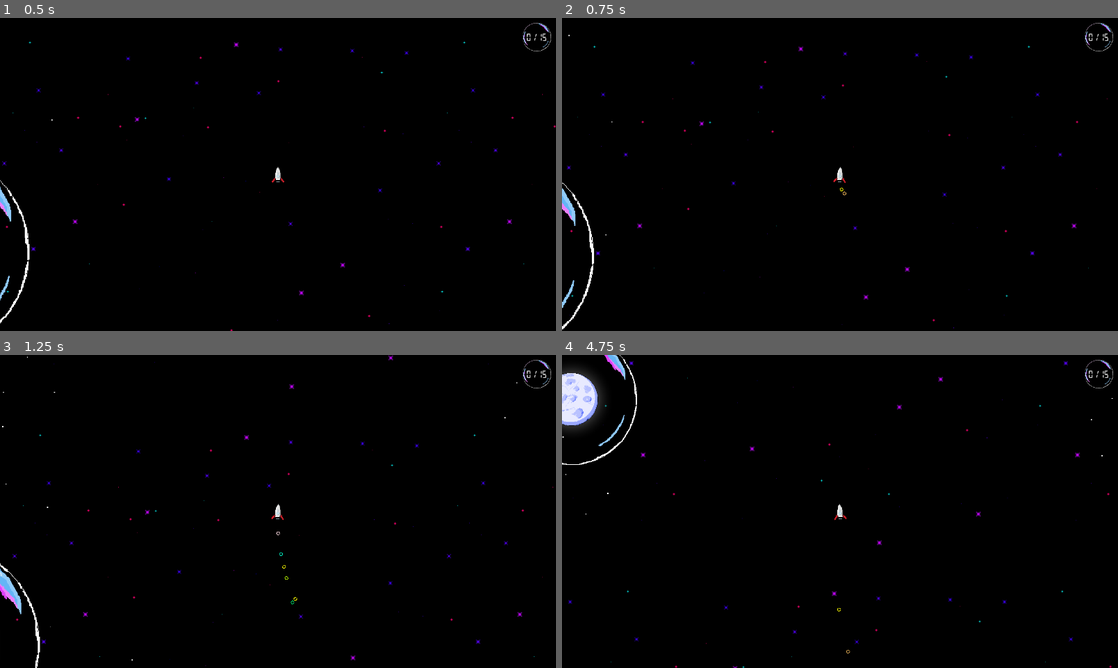
Above: before the commit, frames 1-4 (two rows, left to right).
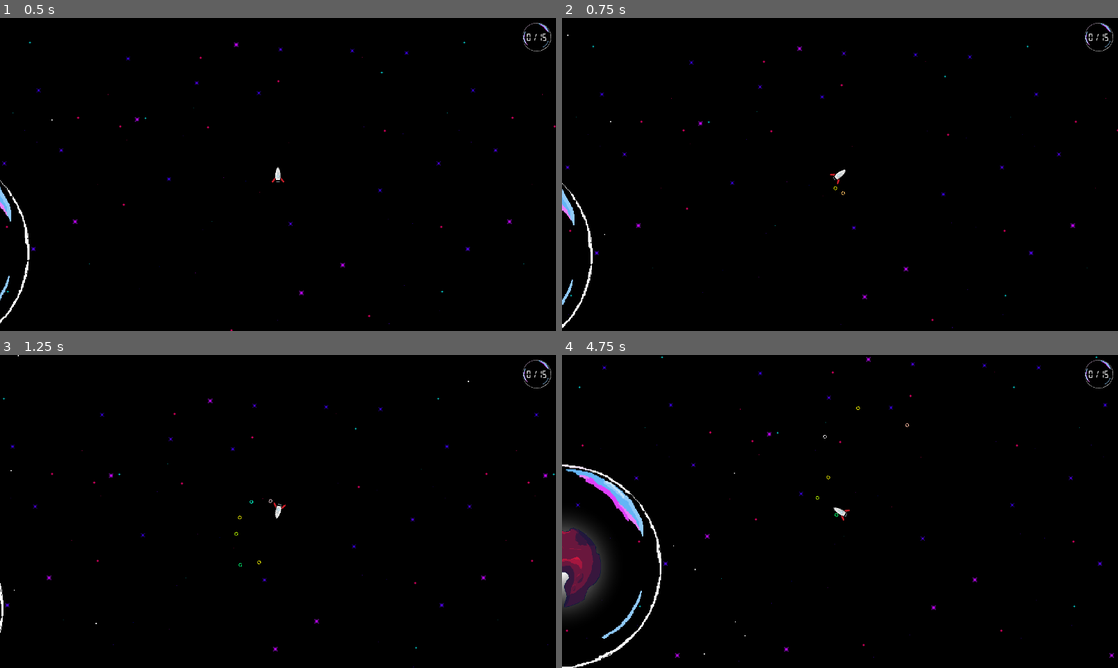
Above: after the commit, the same moments.

Repository: bjornarprytz/doro-exploro
Game: Godot game, scene res://main.tscn
Two runs of this game, one before a commit and one after it. Both use one fixed random seed, a clock stepped at 60 frames per second and the inputs below. Sound files missing from this copy of the repository are replaced by a short silence.
Inputs (mouse positions are in pixels of both pictures, inside the frame that each line leads up to):
- Up to frame 1 (0.5 s): no input
- Up to frame 2 (0.75 s): move the mouse to (962, 158) at 0.52 s; hold Right (ui_right) from 0.53 s (still down); hold Space (throttle) from 0.53 s (still down); click (962, 158) at 0.67 s
- Up to frame 3 (1.25 s): keep holding Right (ui_right); keep holding Space (throttle)
- Up to frame 4 (4.75 s): move the mouse to (728, 527) at 1.27 s; release Right (ui_right) at 1.28 s; release Space (throttle) at 1.28 s; hold Down (brake) 1.28-2.03 s; tap Space (throttle) at 1.35, 2.85, 4.35 s; move the mouse to (895, 442) at 2.02 s; hold Space (throttle) 2.03-2.78 s; hold Right (ui_right) 2.03-3.53 s; move the mouse to (812, 574) at 2.77 s; click (812, 574) at 2.92 s; move the mouse to (1006, 558) at 3.52 s; hold Space (throttle) 3.53-4.28 s; hold Left (ui_left) from 3.53 s (still down); move the mouse to (673, 464) at 4.27 s

Frame 1 is identical in both runs. In frame 2, 0.9% of the frame differs, in the area x 0-100%, y 5-100%; in frame 3, 1.1%; in frame 4, 5.3%, in the area x 0-100%, y 0-100%.

Commit message:
wip ship handling

Diff:
--- a/src/autoloads/event_bus.gd
+++ b/src/autoloads/event_bus.gd
@@ -9,3 +9,6 @@
 signal game_over(win: bool)
 
 signal planet_discovered(planet: Planet)
+
+signal atmosphere_entered(planet: Planet)
+signal atmosphere_exited(planet: Planet)
--- a/src/autoloads/utility.gd
+++ b/src/autoloads/utility.gd
@@ -7,7 +7,7 @@
 	var n_shakes: int = int(duration / shake_duration)
 
 	for i in range(n_shakes):
-		tween.tween_property(node, "position", node.position + Vector2(randf_range(-magnitude, magnitude), randf_range(-magnitude, magnitude)), shake_duration)
+		tween.tween_property(node, "position", node.position + Vector2(randf_range(- magnitude, magnitude), randf_range(- magnitude, magnitude)), shake_duration)
 		tween.tween_property(node, "position", node.position, shake_duration)
 
 	return tween
@@ -55,10 +55,10 @@
 		randf_range(0, 1)
 	)
 
-func random_vector(min: float = -1, max: float = 1) -> Vector2:
+func random_vector(minVal: float = -1, maxVal: float = 1) -> Vector2:
 	return Vector2(
-		randf_range(min, max),
-		randf_range(min, max)
+		randf_range(minVal, maxVal),
+		randf_range(minVal, maxVal)
 	)
 
 func fade_in(node: CanvasItem, duration: float) -> Tween:
--- a/src/main.gd
+++ b/src/main.gd
@@ -7,26 +7,18 @@
 func _ready() -> void:
 	Events.discovered = []
 	Events.game_over.connect(_on_game_over)
-	player.atmosphere_entered.connect(_on_atmosphere_entered)
-	player.orbit_entered.connect(_on_orbit_entered)
-	player.orbit_exited.connect(_on_orbit_exited)
+	Events.atmosphere_entered.connect(_on_atmosphere_entered)
 
-func _process(delta: float) -> void:
+func _process(_delta: float) -> void:
 	camera.position = player.position
 
-func _on_game_over(win: bool):
+func _on_game_over(_win: bool):
 	var tween = create_tween()
 	fade_out.show()
 	fade_out.modulate.a = 0.0
 	tween.tween_property(fade_out, "modulate:a", 1.0, 7.69)
 	await tween.finished
 	get_tree().change_scene_to_file("res://credits.tscn")
-
-func _on_orbit_exited():
-	pass
-
-func _on_orbit_entered(_planet: Planet):
-	pass
 
 func _on_atmosphere_entered(planet: Planet):
 	if planet.type in Events.discovered:
--- a/src/player.gd
+++ b/src/player.gd
@@ -1,17 +1,10 @@
 class_name Player
 extends RigidBody2D
-
-signal atmosphere_entered(planet: Planet)
-signal atmosphere_exited
-
-signal orbit_entered(planet: Planet)
-signal orbit_exited
 
 @export var max_velocity: float = 50.0
 @export var accelleration: float = 600.0
 @export var brake_strength: float = 250.0
-@export var rotation_speed: float = 3.0 # Lowered for smoother rotation
-@export var strafe_speed = 450.0
+@export var rotation_speed: float = 300.0 # Lowered for smoother rotation
 
 @onready var exhaust: CPUParticles2D = %Exhaust
 @onready var burn: CPUParticles2D = %Burn
@@ -19,10 +12,6 @@
 var throttle: bool = false
 var brake: bool = false
 var turn: float = 0.0
-var force_show_hud = false
-
-var nearby_planets: Array[Planet] = []
-var host_planet = null
 
 func _input(event: InputEvent) -> void:
 	if event.is_action_pressed("throttle"):
@@ -42,26 +31,21 @@
 	turn = Input.get_axis("ui_left", "ui_right")
 
 func _physics_process(delta: float) -> void:
-
 	if throttle:
 		apply_central_impulse(Vector2.UP.rotated(rotation) * accelleration * delta)
 	if brake:
 		# Damp
-		apply_central_impulse(-linear_velocity * delta)
+		apply_central_impulse(- linear_velocity * delta)
 
 	if linear_velocity.length() > max_velocity:
-		apply_central_impulse(-linear_velocity.normalized() * ((linear_velocity.length() / 2) - max_velocity) / max_velocity)
+		apply_central_impulse(- linear_velocity.normalized() * ((linear_velocity.length() / 2) - max_velocity) / max_velocity)
 
 	if (abs(turn) > .1):
 		var rotation_dir = turn * delta * rotation_speed
 		if brake:
 			rotation_dir *= 1.5
-		rotation += rotation_dir
-
-func entered_orbit(planet: Planet) -> void:
-	host_planet = planet
-	orbit_entered.emit(host_planet)
-
-func exited_orbit() -> void:
-	host_planet = null
-	orbit_exited.emit()
+		#rotation += rotation_dir
+		angular_velocity = rotation_dir
+	else:
+		# Dampen rotation
+		angular_velocity = 0
--- a/src/world/infinite_sectors.gd
+++ b/src/world/infinite_sectors.gd
@@ -22,21 +22,11 @@
 			sectors.append(sector)
 			add_child(sector)
 			sector.set_coords_and_regenerate_planets(Vector2i(i, j))
-			sector.entered_screen.connect(_on_new_sector_entered_camera.bind(sector))
-			sector.exited_screen.connect(_on_sector_exited_camera.bind(sector))
 			sector.player_entered.connect(_on_player_entered)
 
-func _on_player_entered(sector: Sector, player: Player):
+func _on_player_entered(sector: Sector, _player: Player):
 	current_sector = sector
 	_scroll_sectors()
-
-func _on_new_sector_entered_camera(sector: Sector) -> void:
-	#print("Sector entered: %s" % sector.name)
-	pass
-
-func _on_sector_exited_camera(sector: Sector) -> void:
-	#print("Sector exited: %s" % sector.name)
-	pass
 
 func _scroll_sectors() -> void:
 	var current_coords = current_sector.coordinates
--- a/src/world/planet.gd
+++ b/src/world/planet.gd
@@ -3,7 +3,7 @@
 
 @onready var gravity_well: Area2D = %GravityWell
 @onready var gravity_well_shape: CollisionShape2D = %GravityWell/Shape
-@onready var sprite: Sprite2D = %Sprite
+@onready var planet_sprite: Sprite2D = %Planet
 @onready var atmosphere_shape: CollisionShape2D = %Atmosphere/Shape
 @onready var poulace: CPUParticles2D = %Poulace
 @onready var debrids_belt: CPUParticles2D = %DebridsBelt
@@ -57,7 +57,7 @@
 
 func _ready() -> void:
 	var texture = planet_sprites.pick_random()
-	sprite.texture = texture
+	planet_sprite.texture = texture
 	type = texture.get_path().get_file().get_basename()
 	id = randf_range(0, 1)
 
@@ -91,28 +91,19 @@
 func _on_beat(_number: int):
 	var tween = create_tween()
 	poulace.emitting = true
-	tween.tween_property(sprite, "scale", Vector2.ONE * 1.1, .069)
+	tween.tween_property(planet_sprite, "scale", Vector2.ONE * 1.1, .069)
 	tween.set_parallel()
 	tween.tween_property(shape, "scale", Vector2.ONE * 1.1, .069)
 	tween.set_parallel(false)
-	tween.tween_property(sprite, "scale", Vector2.ONE, .169)
+	tween.tween_property(planet_sprite, "scale", Vector2.ONE, .169)
 	tween.set_parallel()
 	tween.tween_property(shape, "scale", Vector2.ONE, .169)
 
-
-func _on_negate_gravity_body_exited(body: Node2D) -> void:
-	if (body is Player):
-		body.atmosphere_exited.emit()
-
-func _on_negate_gravity_body_entered(body: Node2D) -> void:
+func _on_atmosphere_body_entered(body: Node2D) -> void:
 	if (body is Player):
 		_pop_bubble()
-		body.atmosphere_entered.emit(self)
+		Events.atmosphere_entered.emit(self)
 
-func _on_orbit_body_entered(body: Node2D) -> void:
+func _on_atmosphere_body_exited(body: Node2D) -> void:
 	if (body is Player):
-		body.entered_orbit(self)
-
-func _on_orbit_body_exited(body: Node2D) -> void:
-	if (body is Player):
-		body.exited_orbit()
+		Events.atmosphere_exited.emit(self)
--- a/src/world/planet.tscn
+++ b/src/world/planet.tscn
@@ -47,11 +47,11 @@
 [node name="Shape" type="CollisionPolygon2D" parent="Body"]
 polygon = PackedVector2Array(100, 0, 98.7688, 15.6434, 95.1057, 30.9017, 89.1007, 45.3991, 80.9017, 58.7785, 70.7107, 7 …(658 unchanged characters)…
 
-[node name="Sprite" type="Sprite2D" parent="."]
+[node name="Planet" type="Sprite2D" parent="."]
 unique_name_in_owner = true
 texture = ExtResource("3_wuflm")
 
-[node name="Glow" type="Sprite2D" parent="Sprite"]
+[node name="Glow" type="Sprite2D" parent="Planet"]
 show_behind_parent = true
 texture_filter = 2
 scale = Vector2(4.78125, 4.78125)
@@ -140,7 +140,5 @@
 damping_min = 50.0
 damping_max = 50.0
 
-[connection signal="body_entered" from="Atmosphere" to="." method="_on_negate_gravity_body_entered"]
-[connection signal="body_exited" from="Atmosphere" to="." method="_on_negate_gravity_body_exited"]
-[connection signal="body_entered" from="Orbit" to="." method="_on_orbit_body_entered"]
-[connection signal="body_exited" from="Orbit" to="." method="_on_orbit_body_exited"]
+[connection signal="body_entered" from="Atmosphere" to="." method="_on_atmosphere_body_entered"]
+[connection signal="body_exited" from="Atmosphere" to="." method="_on_atmosphere_body_exited"]
Not shown, changed: readme.md
